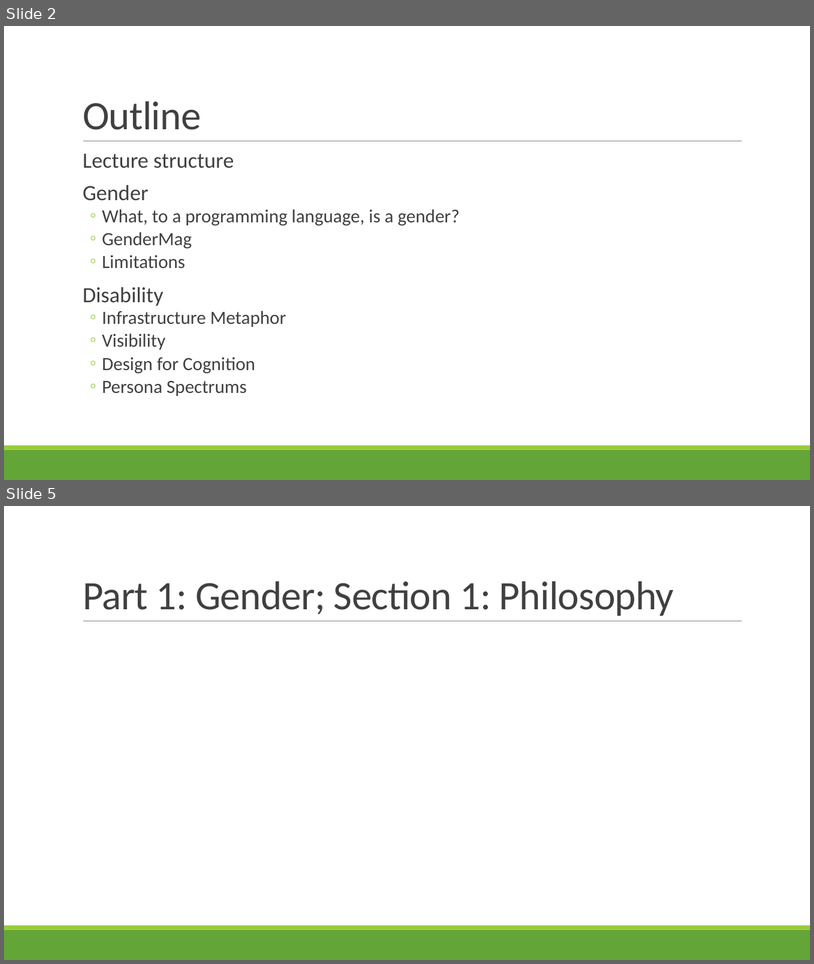
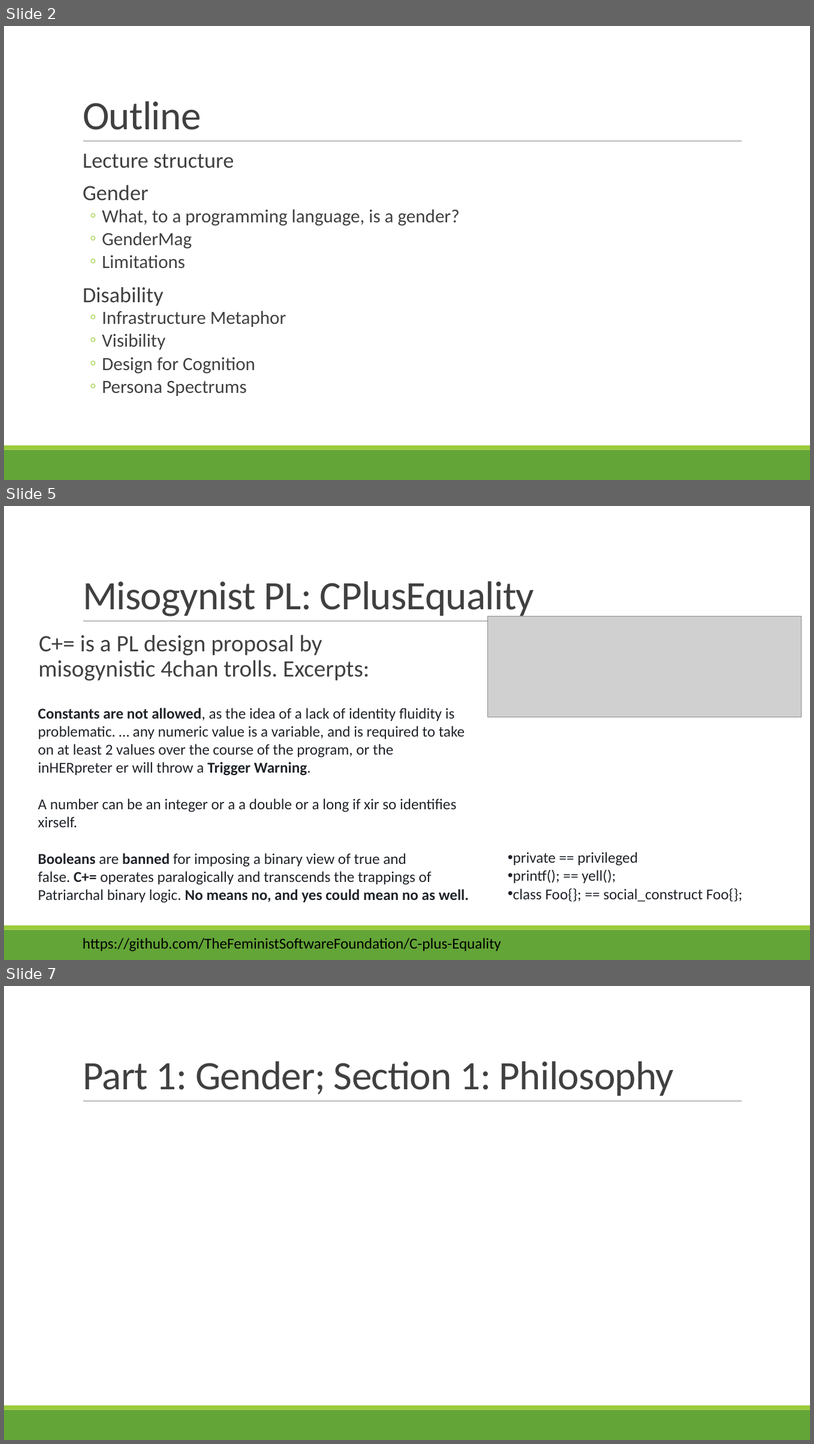
Before and after one commit to rbohrer/pl-course, a slide deck: LectureSlides/10GenderDisability.pptx. Shown one above the other, each under a label of ours: slides 2 and 5 before the commit, slides 2, 5 and 7 after it; the slides between them are not shown. The pictures are 814x964 and 814x1444 pixels, drawn with LibreOffice and Linux fonts; fonts in the diff are those of the drawing; grey boxes stand for pictures. Boxes give left, top, right and bottom in pixels: in the first picture for what was removed or moved away, otherwise in the second. Text is boxed around its words. In the diff, an @@ line names an element or a change of style, - is before the commit and + after.

```diff
--- a/LectureSlides/10GenderDisability.pptx
+++ b/LectureSlides/10GenderDisability.pptx
@@ slide 5 added at box(4, 506, 810, 960), background #FFFFFF; not listed: 3 template elements that a slide beside it also shows @@
@@ title added at box(83, 581, 534, 619), 48 pt, text #404040 @@
+Misogynist PL: CPlusEquality
@@ picture added at box(488, 616, 802, 717) @@
@@ text added at box(38, 634, 369, 681), 28 pt, text #404040 @@
+  C+= is a PL design proposal by misogynistic 4chan trolls. Excerpts:
@@ text added at box(38, 708, 469, 903), 18 pt, text #1F2328 @@
+Constants are not allowed, as the idea of a lack of identity fluidity is problematic. … any numeric value is a variable, and is required to take on at least 2 values over the course of the program, or the inHERpreter er will throw a Trigger Warning.
+A number can be an integer or a a double or a long if xir so identifies xirself.
+Booleans are banned for imposing a binary view of true and false. C+= operates paralogically and transcends the trappings of Patriarchal binary logic. No means no, and yes could mean no as well.
@@ text added at box(513, 852, 743, 901), 18 pt, text #1F2328 @@
+• private == privileged
+• printf(); == yell();
+• class Foo{}; == social_construct Foo{};
@@ text added at box(83, 937, 501, 951), 18 pt, text #000000 @@
+https://github.com/TheFeministSoftwareFoundation/C-plus-Equality
@@ what was slide 5 is now slide 7 @@
```
Also in this commit, not shown: 3 slides changed, 19 other slides added, 1 slide removed.
